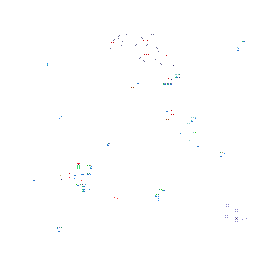
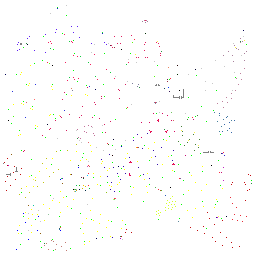
Layer changes from the first 256px x 256px image to the second:
showed "spawners", painted on it over [3, 5, 252, 251]
hid "doodads" over [33, 34, 247, 232]
